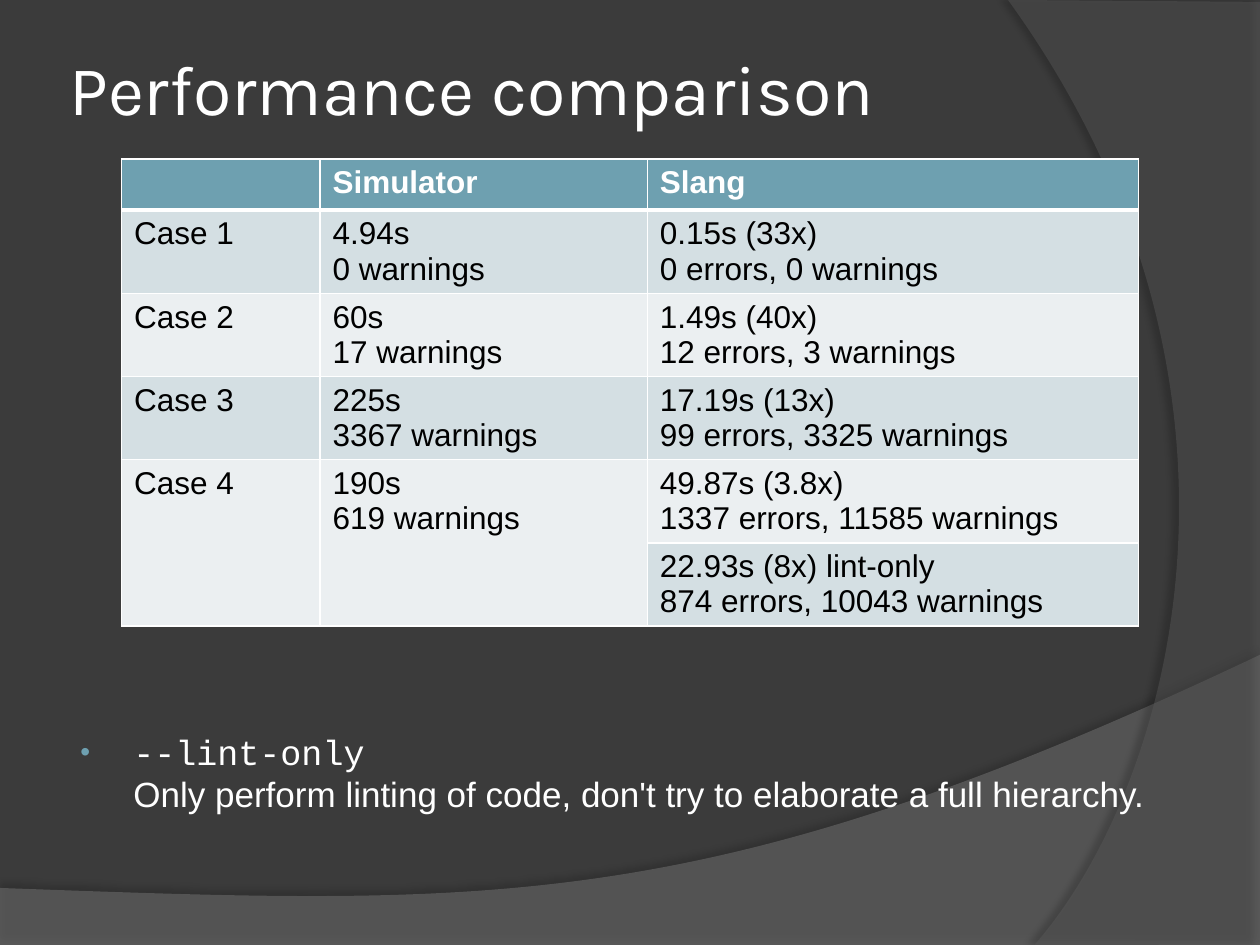
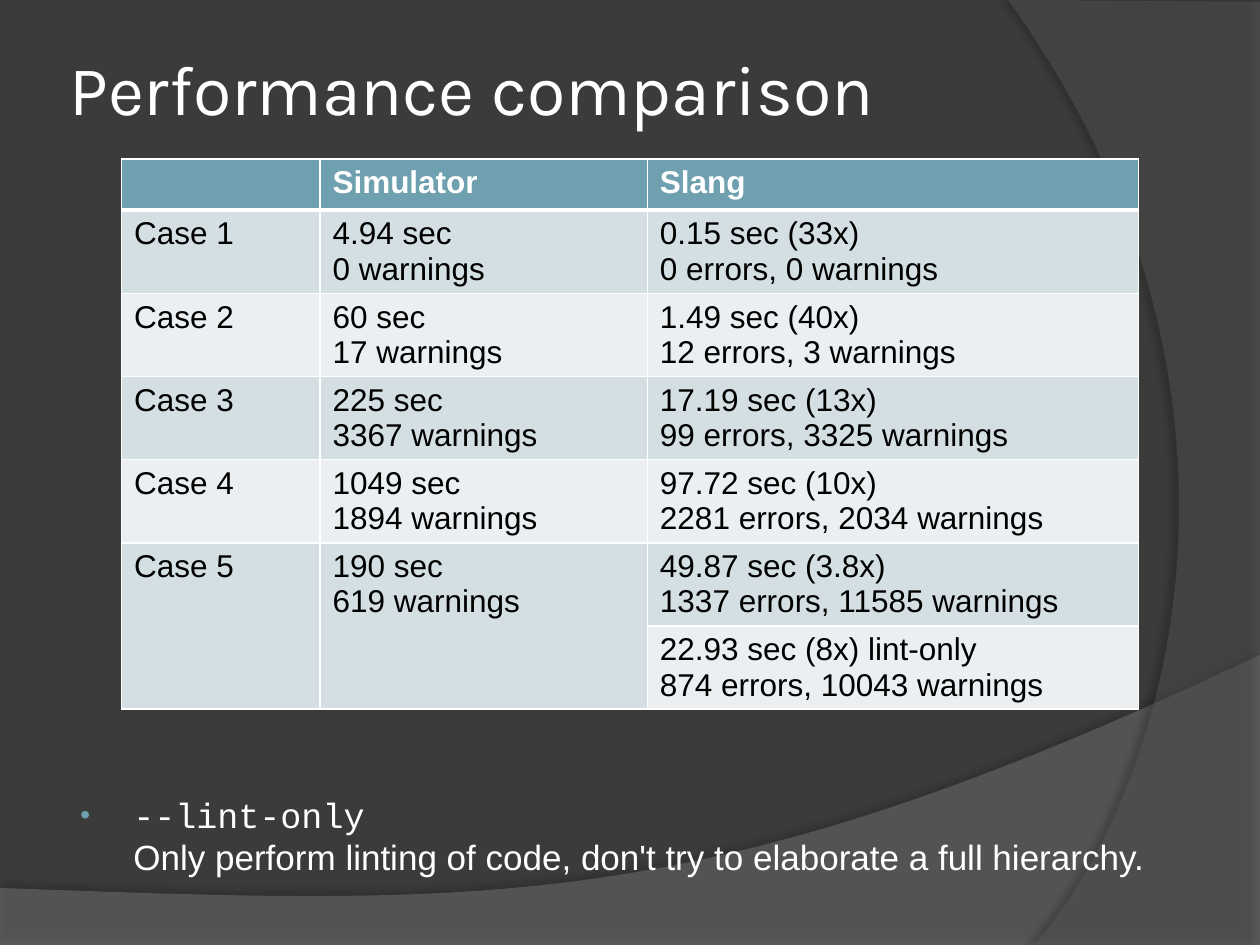
Before and after one commit to LiuChenHsiung/misc, a slide deck: slide 10 of SystemVerilog parser Introduction.pptx. Drawn at 1260x945 pixels with LibreOffice and Linux fonts; fonts in the diff are those of the drawing. Boxes give left, top, right and bottom in pixels: in the first picture for what was removed or moved away, otherwise in the second. Text is boxed around its words. In the diff, an @@ line names an element or a change of style, - is before the commit and + after.

```diff
--- a/SystemVerilog parser Introduction.pptx
+++ b/SystemVerilog parser Introduction.pptx
@@ text "--lint-only Only perform linting of ..." moved from (x1=133, y1=741, x2=1143, y2=814) to (x1=133, y1=804, x2=1143, y2=877) @@
@@ table at (x1=121, y1=159, x2=1138, y2=740) @@
-row 2: Case 1 | 4.94s 0 warnings | 0.15s (33x) 0 errors, 0 warnings
-row 3: Case 2 | 60s 17 warnings | 1.49s (40x) 12 errors, 3 warnings
-row 4: Case 3 | 225s / 3367 warnings | 17.19s (13x) / 99 errors, 3325 warnings
-row 5: Case 4 | 190s / 619 warnings | 49.87s (3.8x) / 1337 errors, 11585 warnings
-row 6:  |  | 22.93s (8x) lint-only / 874 errors, 10043 warnings
+row 2: Case 1 | 4.94 sec 0 warnings | 0.15 sec (33x) 0 errors, 0 warnings
+row 3: Case 2 | 60 sec 17 warnings | 1.49 sec (40x) 12 errors, 3 warnings
+row 4: Case 3 | 225 sec / 3367 warnings | 17.19 sec (13x) / 99 errors, 3325 warnings
+row 5: Case 4 | 1049 sec / 1894 warnings | 97.72 sec (10x) / 2281 errors, 2034 warnings
+row 6: Case 5 | 190 sec / 619 warnings | 49.87 sec (3.8x) / 1337 errors, 11585 warnings
+row 7:  |  | 22.93 sec (8x) lint-only / 874 errors, 10043 warnings
```
